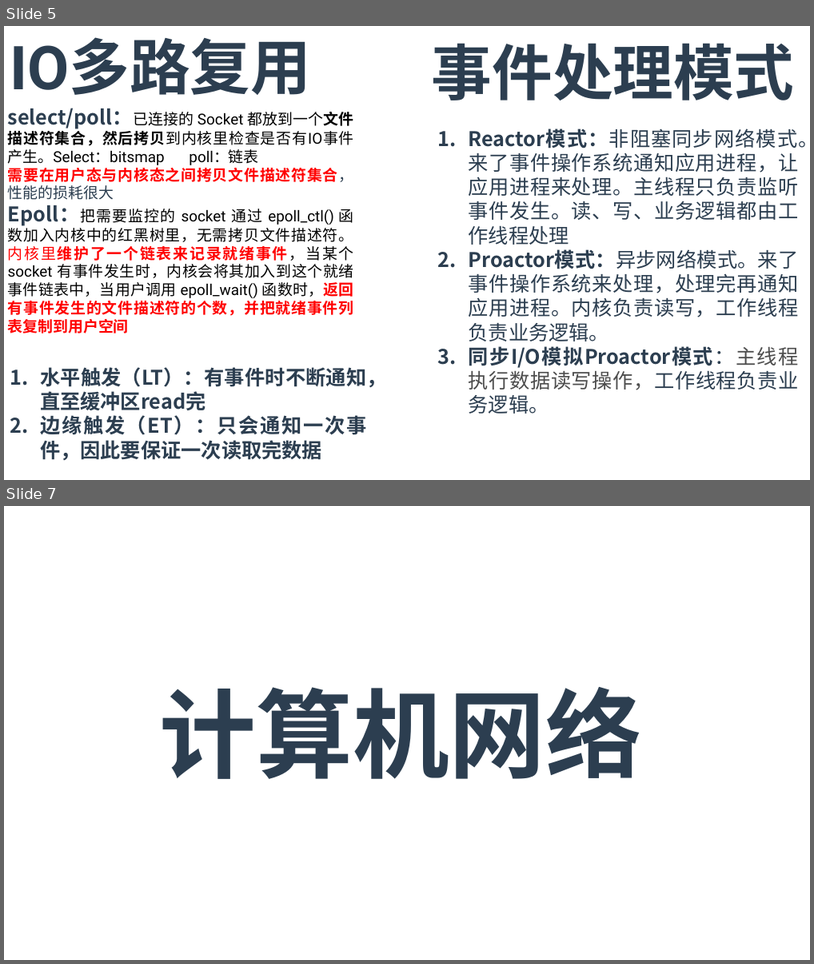
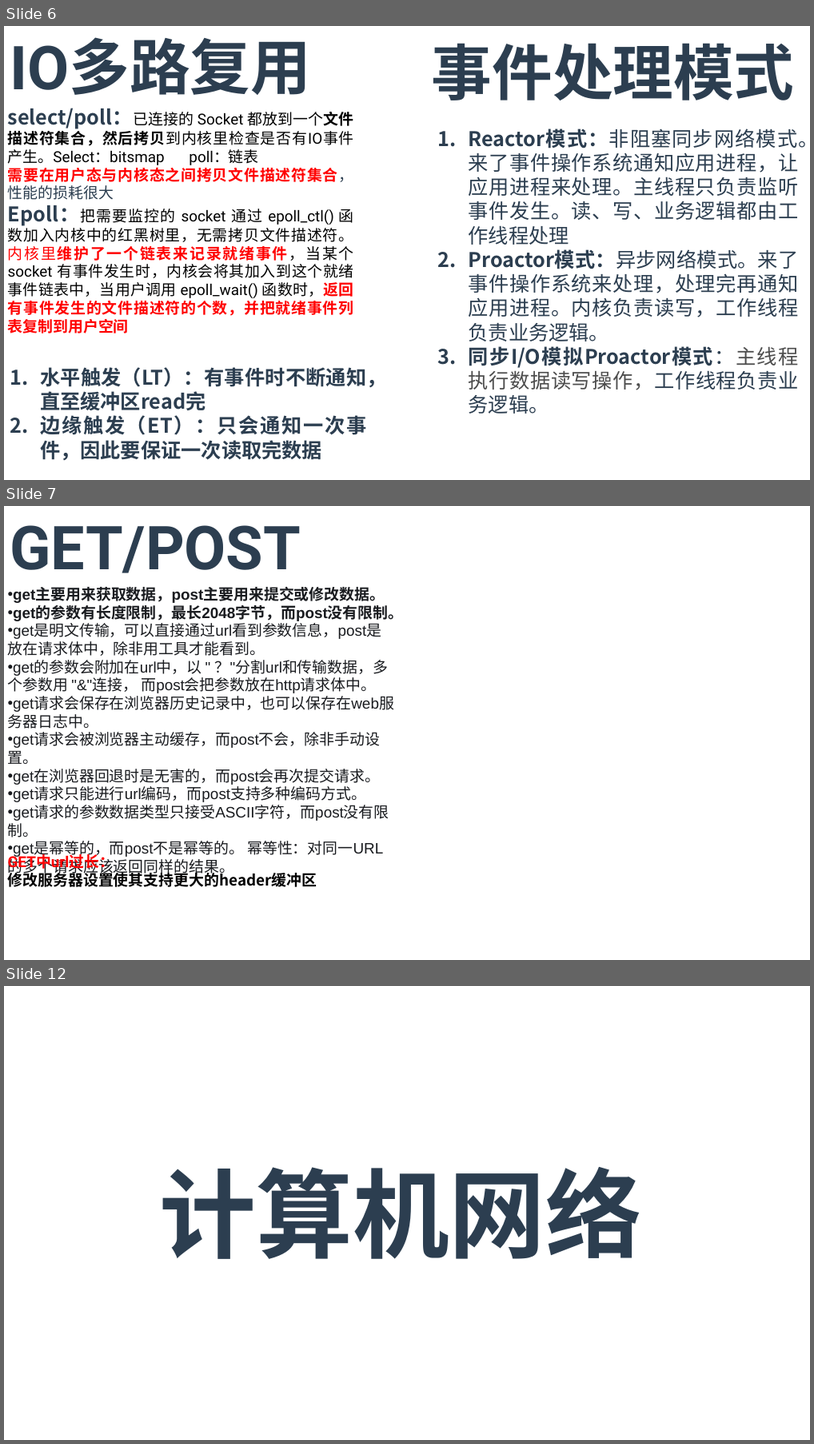
Before and after one commit to T0kisaki-Kurumi/LeetCode, a slide deck: 实习/面试.pptx. Shown one above the other, each under a label of ours: slides 5 and 7 before the commit, slides 6, 7 and 12 after it; the slides between them are not shown. The pictures are 814x964 and 814x1444 pixels, drawn with LibreOffice and Linux fonts; fonts in the diff are those of the drawing. Boxes give left, top, right and bottom in pixels: in the first picture for what was removed or moved away, otherwise in the second. Text is boxed around its words. In the diff, an @@ line names an element or a change of style, - is before the commit and + after.

```diff
--- a/实习/面试.pptx
+++ b/实习/面试.pptx
@@ slide 7 added at [4, 506, 810, 960], background #FFFFFF @@
@@ text added at [10, 525, 301, 573], 72 pt, text #2C3E50, bold @@
+GET/POST
@@ text added at [8, 588, 403, 857], 18 pt, text #191B1F @@
+• get主要用来获取数据，post主要用来提交或修改数据。
+• get的参数有长度限制，最长2048字节，而post没有限制。
+• get是明文传输，可以直接通过url看到参数信息，post是放在请求体中，除非用工具才能看到。
+• get的参数会附加在url中，以 " ？"分割url和传输数据，多个参数用 "&"连接， 而post会把参数放在http请求体中。
+• get请求会保存在浏览器历史记录中，也可以保存在web服务器日志中。
+• get请求会被浏览器主动缓存，而post不会，除非手动设置。
+• get在浏览器回退时是无害的，而post会再次提交请求。
+• get请求只能进行url编码，而post支持多种编码方式。
+• get请求的参数数据类型只接受ASCII字符，而post没有限制。
+• get是幂等的，而post不是幂等的。 幂等性：对同一URL的多个请求应该返回同样的结果。
@@ text added at [8, 853, 318, 887], 18 pt, text #000000, bold @@
+GET中url过长：
+修改服务器设置使其支持更大的header缓冲区
@@ what was slide 5 is now slide 6 @@
@@ what was slide 7 is now slide 12 @@
```
Also in this commit, not shown: 1 slide changed, 4 other slides added.
